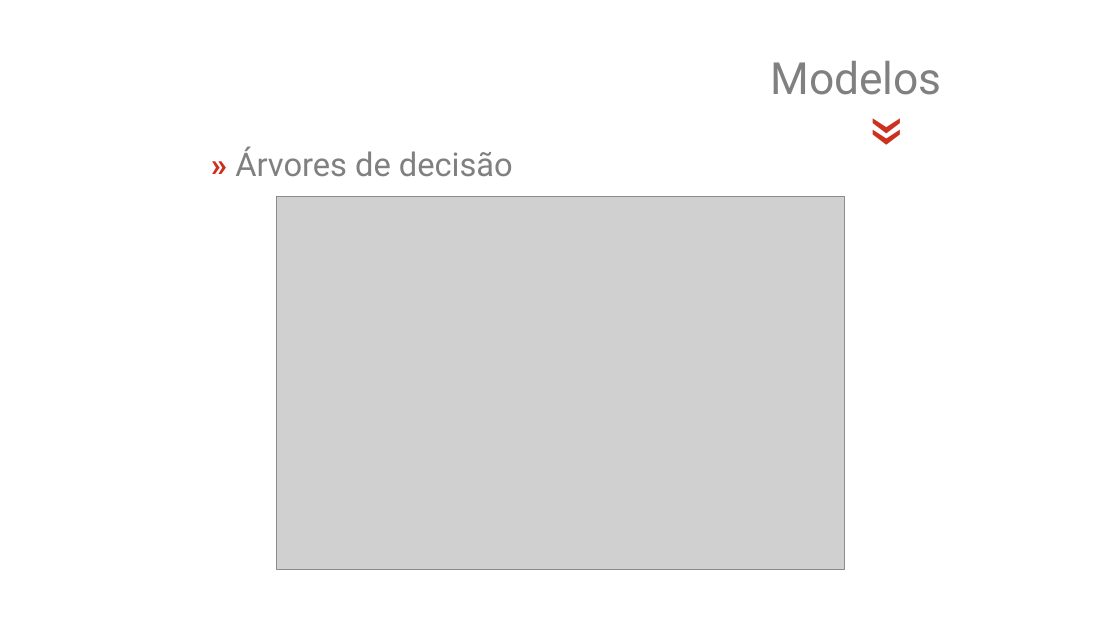
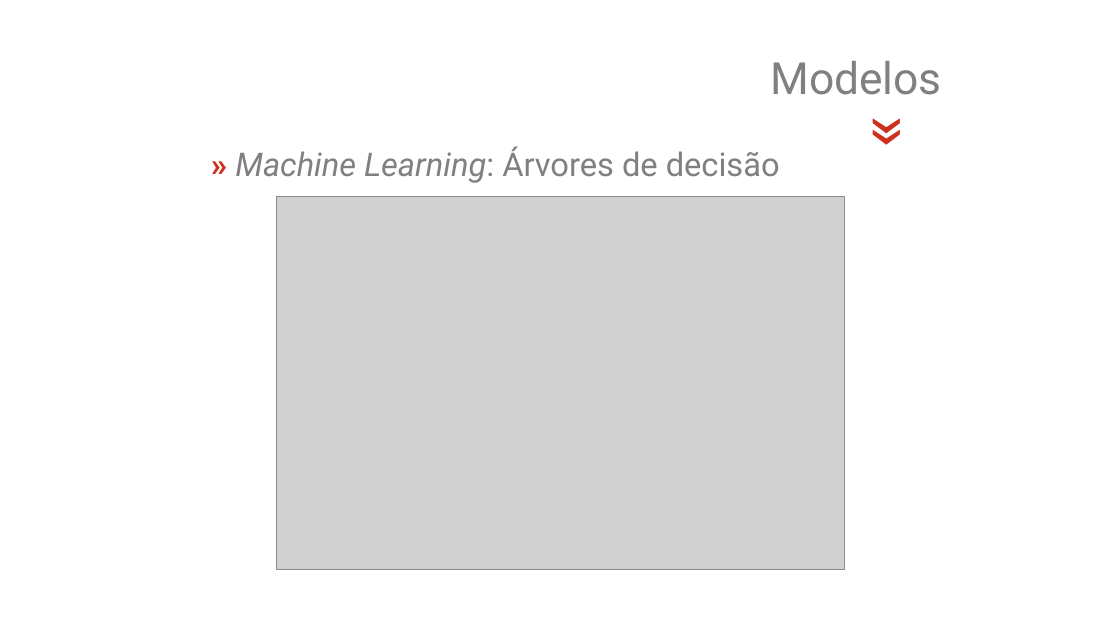
Before and after one commit to jsollari/DSR-II2026, a slide deck: slide 33 of docs/DSR-II2026_JL_slides.pptx (slide 31 before the commit). Drawn at 1120x630 pixels with LibreOffice and Linux fonts; fonts in the diff are those of the drawing; grey boxes stand for pictures; background and template pictures are left out. Boxes give left, top, right and bottom in pixels: in the first picture for what was removed or moved away, otherwise in the second. Text is boxed around its words. In the diff, an @@ line names an element or a change of style, - is before the commit and + after.

```diff
--- a/docs/DSR-II2026_JL_slides.pptx
+++ b/docs/DSR-II2026_JL_slides.pptx
@@ text at (235, 146, 780, 183): text changed @@
-» Árvores de decisão
+» Machine Learning: Árvores de decisão
```
Also in this commit, not shown: 1 other slide changed, 4 slides added, 2 other files.
